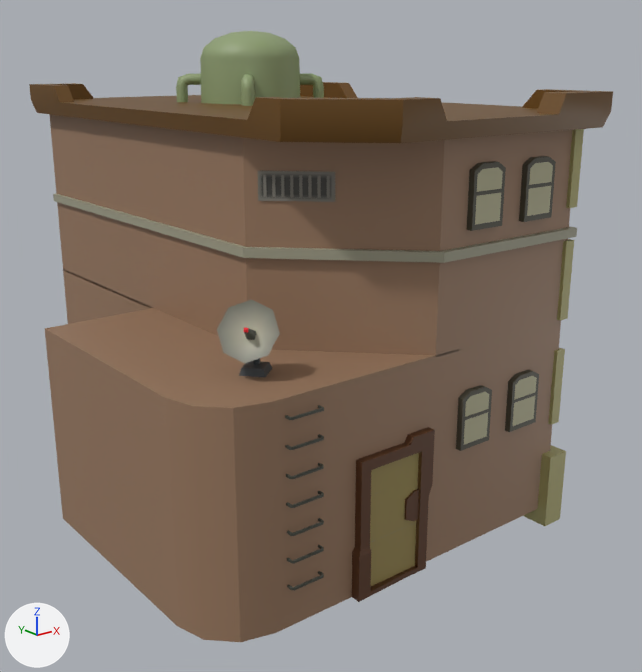
The FBX model Assets/Models/Crossing/Crossing_Buildings/Individual_Buildings/SouthEast_House_05.fbx, before and after one commit.
Camera for both pictures: a 50 mm camera at (0.389, -1.277, 0.24) aimed at (0.689, -0.902, 0.09). Arrows for +X, +Y and +Z are at lower left; the lights stay in place. Where no turn or scale is listed for an object, it has been applied to the vertices. Vertices at the same position are counted once.

Script lines for the objects in view, before the commit:
```python
me_mesh = bpy.data.meshes.new('Mesh')
me_mesh.from_pydata(...)  # 729 vertices, 611 faces; spans x -0.114..0.114, y -0.148..0.148, z -0.132..0.132
# faces by material slot: [606, 5]
me_mesh.materials.append(mat_flatcolorbase4)  # picture img_plaza_05_diffuse_jpg
me_mesh.materials.append(mat_light_illuminate4)  # picture img_lights_jpg
ob_southeast_house_05 = bpy.data.objects.new('SouthEast_House_05', me_mesh)
ob_southeast_house_05.location = (0.6647, -0.8689, 0.1233)
```
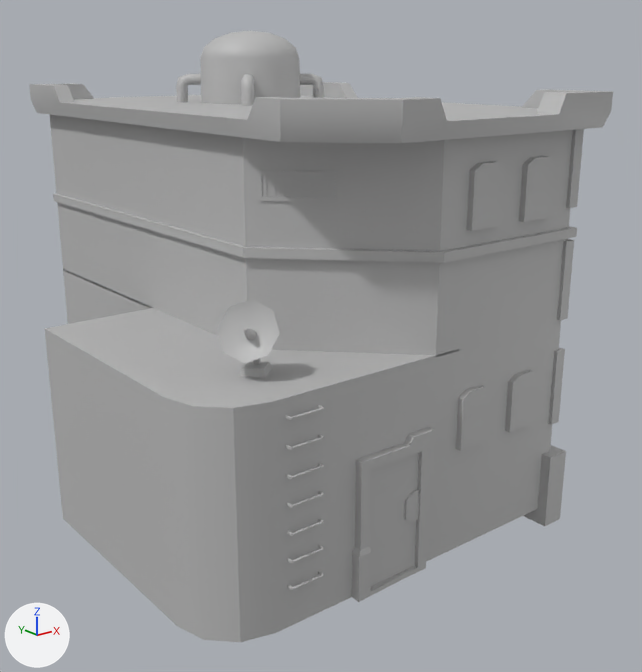
Boxes [x1, y1, x2, y2] around the edits, measured in the pictures (642 x 672 px):
part 1 of me_mesh, recoloured (brown to grey): [29, 31, 613, 642] in both

Patch to the scene script:
```diff
--- a/Assets/Models/Crossing/Crossing_Buildings/Individual_Buildings/SouthEast_House_05.fbx.py
+++ b/Assets/Models/Crossing/Crossing_Buildings/Individual_Buildings/SouthEast_House_05.fbx.py
@@ mat_environment_02 @@
+mat_environment_02 = principled_material('Environment_02')
+mat_environment_02.base_color = (0.5, 0.5, 0.5)  # grey #bcbcbc
@@ me_mesh @@
 me_mesh.from_pydata(...)  # 729 vertices, 611 faces; spans x -0.114..0.114, y -0.148..0.148, z -0.132..0.132
 # used by ob_southeast_house_05; location = (0.6647, -0.8689, 0.1233)
-me_mesh.materials.append(mat_light_illuminate4)  # picture img_lights_jpg
+# me_mesh part 1: all 606 faces that had it switch from mat_flatcolorbase4 (picture img_plaza_05_diffuse_jpg) to mat_environment_02 (grey #bcbcbc)
```
